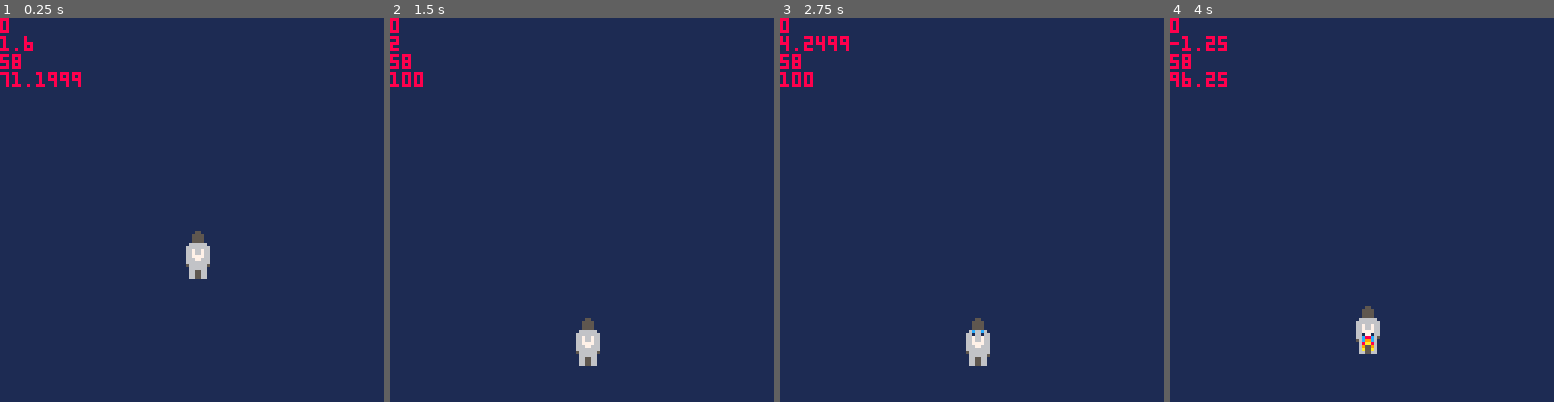
Above: before the commit, frames 1-4 (left to right).
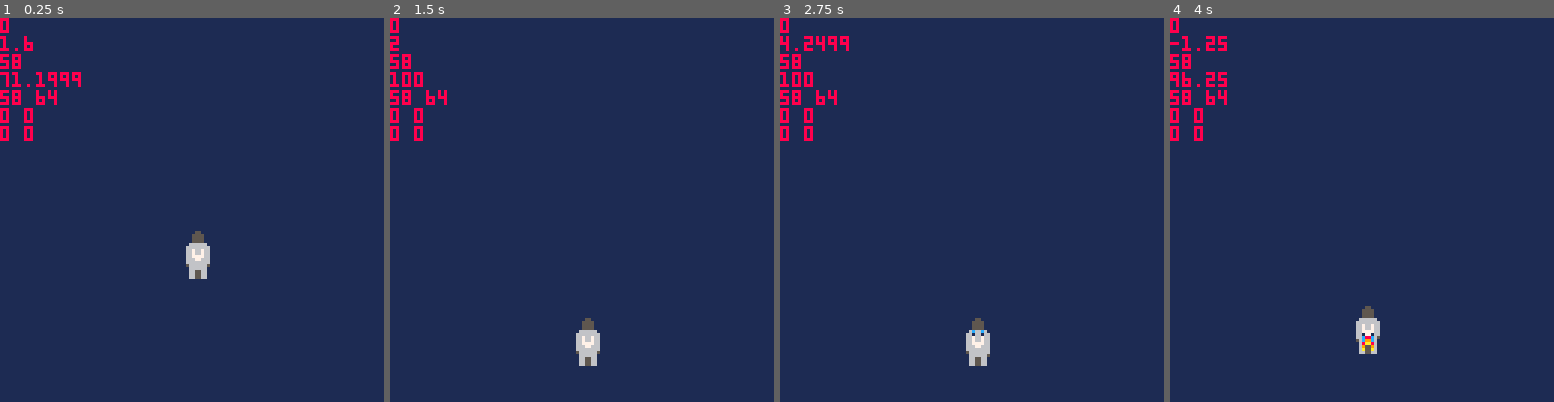
Above: after the commit, the same moments.

Repository: WhiskeyTuesday/pico-8-experiments
Game: PICO-8 cartridge rocketman/rocketmanV0.p8
The game is run twice, just before and just after one commit, with the same random seed, the same clock (stepped at 60 frames per second) and the same inputs.
Inputs:
- Up to frame 1 (0.25 s): no input
- Up to frame 2 (1.5 s): no input
- Up to frame 3 (2.75 s): hold Down from 2.42 s (still down)
- Up to frame 4 (4 s): release Down at 2.82 s; hold Up from 3.58 s (still down)

The runs differ from the first frame. In frame 1, 0.6% of the frame differs, in the area x 0-15%, y 18-33%; in frame 2, 0.6%; in frame 3, 0.6%; in frame 4, 0.6%.

Commit message:
start refactor to vectors

Diff:
--- a/rocketman/rocketmanV0.p8
+++ b/rocketman/rocketmanV0.p8
@@ -11,21 +11,25 @@
 xa = 0
 ya = 0
 
-fs = 1
+spr0 = 1
+
+pos = { 58, 64 }
+grv = { 0, 0 }
+acc = { 0, 0 }
+vel = { 0, 0 }
 
 function _update()
-	rot += 1/360
 	if btn(⬆️) then
-	 fs=17
+	 spr0=17
 	 ya = max(ya - 0.25, -3)
-	 sfx(o)
+	 sfx(0)
 	elseif btn(⬇️) then
-	 fs=33
+	 spr0=33
 	 ya = min(ya + 0.225, 5)
 	 sfx(0)
 	else
 	 ya= min(ya + 0.2, 2)
-	 fs=1
+	 spr0=1
 	 sfx(-1)
 	end
 	yp = min(yp+ya, 100)
@@ -33,16 +37,19 @@
 
 function _draw()
  cls(1)
- spr(fs, xp, yp)
-	spr(fs+1, xp+8,yp)
-	spr(fs+2, xp, yp+8)
-	spr(fs+3, xp+8, yp+8)
+ spr(spr0, xp, yp)
+	spr(spr0+1, xp+8,yp)
+	spr(spr0+2, xp, yp+8)
+	spr(spr0+3, xp+8, yp+8)
 
 	if debug then
 		print(xa, 0, 0, 8)
 		print(ya)
 		print(xp)
 		print(yp)
+		print(pos[1].." "..pos[2])
+		print(vel[1].." "..vel[2])
+		print(acc[1].." "..acc[2])
 	end
 end
 __gfx__
